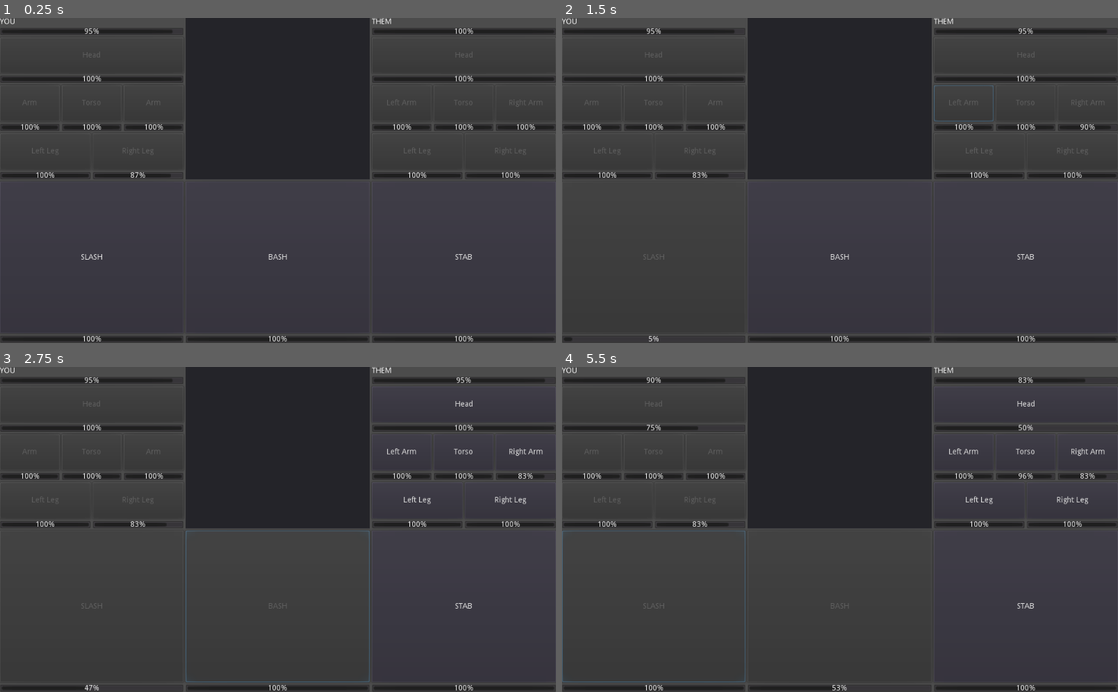
Above: before the commit, frames 1-4 (two rows, left to right).
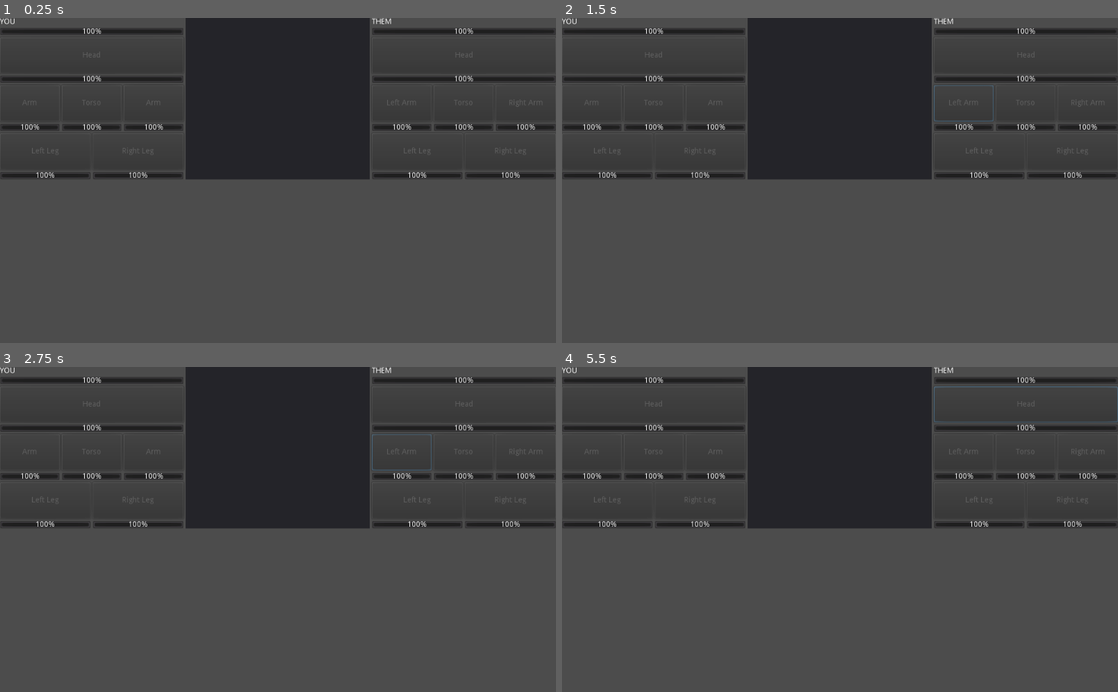
Above: after the commit, the same moments.

Repository: CertifiedIdiots/Tick
Game: Godot game, scene res://Game.tscn
Same seed, same stepped clock (60 frames per second), same inputs: the game is played once before the commit and once after it.
Inputs (mouse positions are in pixels of both pictures, inside the frame that each line leads up to):
- Up to frame 1 (0.25 s): no input
- Up to frame 2 (1.5 s): click (656, 258) at 0.5 s, where only the run before the commit has a clickable "SLASH"; click (962, 102) at 1.25 s, where only the run before the commit has a clickable "Left Arm"
- Up to frame 3 (2.75 s): click (278, 607) at 2 s, where only the run before the commit has a clickable "BASH"
- Up to frame 4 (5.5 s): click (1090, 451) at 2.75 s, where only the run before the commit has a clickable "Right Arm"; click (1023, 607) at 3.5 s, where only the run before the commit has a clickable "STAB"; click (1023, 406) at 4.25 s, where only the run before the commit has a clickable "Head"; click (656, 607) at 5 s, where only the run before the commit has a clickable "SLASH"

The runs differ from the first frame. In frame 1, 2.0% of the frame differs, in the area x 0-100%, y 3-100%; in frame 2, 1.6%; in frame 3, 2.2%; in frame 4, 2.6%.
Error after the commit: Invalid get index 'slash' (on base: 'GDScript'). (res://Game/Abilities/Abilities.gd:8)

Commit message:
x_x

Diff:
--- a/Game/Abilities/Abilities.gd
+++ b/Game/Abilities/Abilities.gd
@@ -1,12 +1,24 @@
 extends Node
 
-var spells = {
-	"Precision": Precision
+var attacks = {
+	"Slash": Slash
 }
 
-class Precision extends Spell:
-	func _init().("Precision", ["Ability1", "Ability2"], 10, 0, null):
+class Slash extends Skill:
+	func _init().("Slash", ["Left Arm"], 10, damage_type.slash, effect.damage):
 		pass
 
-func spell(name: String):
-	return spells[name].new()
+func attack(name: String):
+	return attacks[name].new()
+
+
+#var spells = {
+#	"Precision": Precision
+#}
+#
+#class Precision extends Skill:
+#	func _init().("Precision", ["Ability1", "Ability2"], 10, 0, null):
+#		pass
+#
+#func spell(name: String):
+#	return spells[name].new()
--- a/Game/Abilities/Skill.gd
+++ b/Game/Abilities/Skill.gd
@@ -1,17 +1,35 @@
 class_name Skill
 
+class effect:
+	var damage: float
+	var block: bool
+	var accuracy: float
+	var crit_chance: float
+	var dodge_chance: float
+	var defense: float
+	var speed: float
+
+class damage_type:
+	var slash
+	var blunt
+	var pierce
+
 var name: String
+var slots
 var cooldown: float
 var max_cooldown: float
-var damage: float
+var type: damage_type
+var effects: effect
 var disabled = false
 const random_chance = 0.1
 
-func _init(name: String, cooldown: float, damage: float):
+func _init(name: String, slots, cooldown: float, type: damage_type, effects: effect):
 	self.name = name
+	self.slots = slots
 	self.cooldown = cooldown
 	self.max_cooldown = cooldown
-	self.damage = damage
+	self.type = type
+	self.effect = effects
 
 func use(owner, on: Part):
 	var hit_chance = (on.hit_chance * owner.stats["accuracy"])
@@ -20,13 +38,15 @@
 	var failed_dodge = randf() > on.owner.stats["dodge_chance"]
 	var hit_random_part = randf() > random_chance
 
-	if hit and failed_dodge:
-		on.damage(damage)
-		print("HIT! - ", on.name, " ", "(", hit_chance*100, "%)")
-	elif not hit and hit_random_part and failed_dodge:
-		on.owner.get_random_part(on).damage(damage)
-		print("HIT RANDOM!")
-	elif not hit and not hit_random_part and failed_dodge:
-		print("MISSED! - ", on.name, " ", "(", hit_chance*100, "%)")
-	else:
-		print("DODGED!")
+	if effects is effect.damage:
+		if hit and failed_dodge:
+			on.damage(effect.damage)
+			print("HIT! - ", on.name, " ", "(", hit_chance*100, "%)")
+		elif not hit and hit_random_part and failed_dodge:
+			on.owner.get_random_part(on).damage(effect.damage)
+			print("HIT RANDOM!")
+		elif not hit and not hit_random_part and failed_dodge:
+			print("MISSED! - ", on.name, " ", "(", hit_chance*100, "%)")
+		else:
+			print("DODGED!")
+	else: return
--- a/Game/Abilities/Spell.gd
+++ /dev/null
@@ -1,14 +0,0 @@
-class_name Spell
-
-var name: String
-var cooldown: float
-var max_cooldown: float
-var effect
-var disabled = false
-
-func _init(name: String, slots, cooldown, effect, disabled):
-	self.name = name
-	self.slots = slots
-	self.cooldown = cooldown
-	self.effect = effect
-	self.disabled = disabled
--- a/Game/Entities/Player.gd
+++ b/Game/Entities/Player.gd
@@ -32,6 +32,8 @@
 		Slot.new("Head", Items.armor("Helmet")),
 		Slot.new("Torso", Items.armor("Chestplate")),
 		Slot.new("Legs", Items.armor("Leggings")),
+		Slot.new("Ability1", Abilities.attack("Slash"))
+
 	]
 
 	body_parts[1].slot = slots[0]
--- a/Game/Items/Items.gd
+++ b/Game/Items/Items.gd
@@ -7,15 +7,15 @@
 }
 
 class Sword extends Item:
-	func _init().("Sword", ["Left Arm", "Right Arm"], [Skill.new("SLASH", 3, 25)]):
+	func _init().("Sword", ["Left Arm", "Right Arm"], ["Slash"], []):
 		pass
 
 class Mace extends Item:
-	func _init().("Mace", ["Left Arm", "Right Arm"], [Skill.new("BASH", 5, 50)]):
+	func _init().("Mace", ["Left Arm", "Right Arm"], ["Bash"], []):
 		pass
 
 class Spear extends Item:
-	func _init().("Spear", [], [Skill.new("STAB", 1, 10)]):
+	func _init().("Spear", [], ["Stab"], []):
 		pass
 
 func weapon(name: String):
--- a/project.godot
+++ b/project.godot
@@ -53,11 +53,6 @@
 "class": "Slot",
 "language": "GDScript",
 "path": "res://Game/Items/Slot.gd"
-}, {
-"base": "Reference",
-"class": "Spell",
-"language": "GDScript",
-"path": "res://Game/Abilities/Spell.gd"
 } ]
 _global_script_class_icons={
 "Arm": "",
@@ -68,8 +63,7 @@
 "Part": "",
 "Player": "",
 "Skill": "",
-"Slot": "",
-"Spell": ""
+"Slot": ""
 }
 
 [application]
